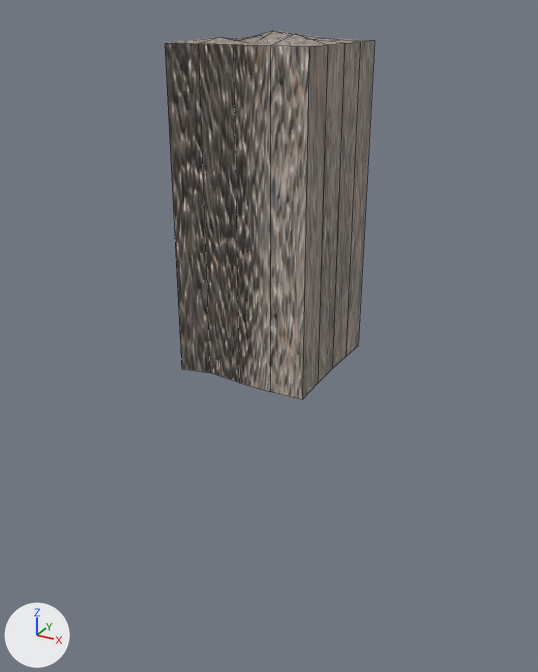
The Blender file Assets/Kotamade/DungeonTiles.blend: old version first, new version second.
Rendered twice from a camera (50 mm lens) standing at (4.95, -9.12, 1.4) and looking at (-0.18, 0.2, -3.26). The axes (+X, +Y, +Z) are drawn at lower left. The lights are the same throughout. Mesh edges are drawn as thin lines.

Objects in the first picture: 'Floor-convcol'.
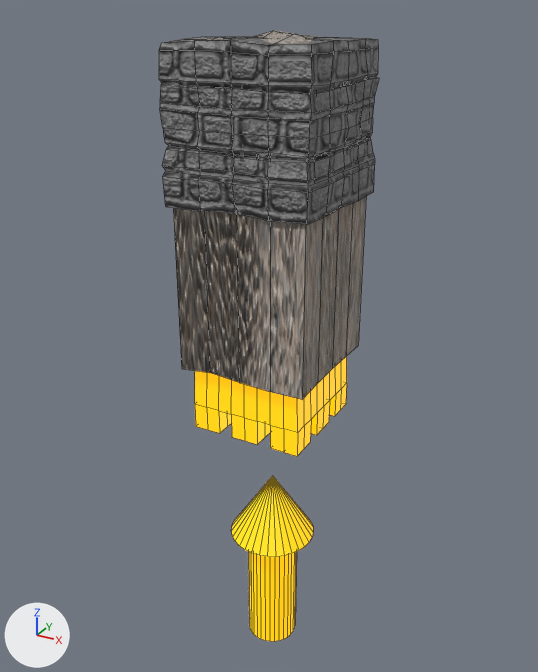
Where the change shows, as pixel boxes (x1, y1, x2, y2) in the pictures (538 x 672 px):
'Wall', shown
    after: (159, 36, 379, 225)
'TowerSpawnDev', shown (yellow)
    after: (195, 356, 347, 641)

Diff of the bpy script that builds the scene:
```diff
--- a/Assets/Kotamade/DungeonTiles.blend.py
+++ b/Assets/Kotamade/DungeonTiles.blend.py
@@ mat_towerorangedev @@
 mat_towerorangedev = principled_material('TowerOrangeDev')
-mat_towerorangedev.base_color = (0.8, 0.42, 0.0)  # yellow #e7ad00
+mat_towerorangedev.base_color = (0.799, 0.418, 0.0)  # yellow #e7ad00
+mat_towerorangedev.emission_strength = 1.0
+mat_towerorangedev.emission_color = (0.799, 0.418, 0.0)  # yellow #e7ad00
@@ ob_wall @@
 ob_wall.location = (0.0, 0.0, 0.0)
-ob_wall.hide_set(True)
@@ ob_pitfall @@
 ob_pitfall.location = (0.0, 0.0, 0.0)
-ob_pitfall.hide_set(True)
@@ ob_towerspawndev @@
 ob_towerspawndev.location = (0.0, 0.0, 0.0)
-ob_towerspawndev.hide_set(True)
```
